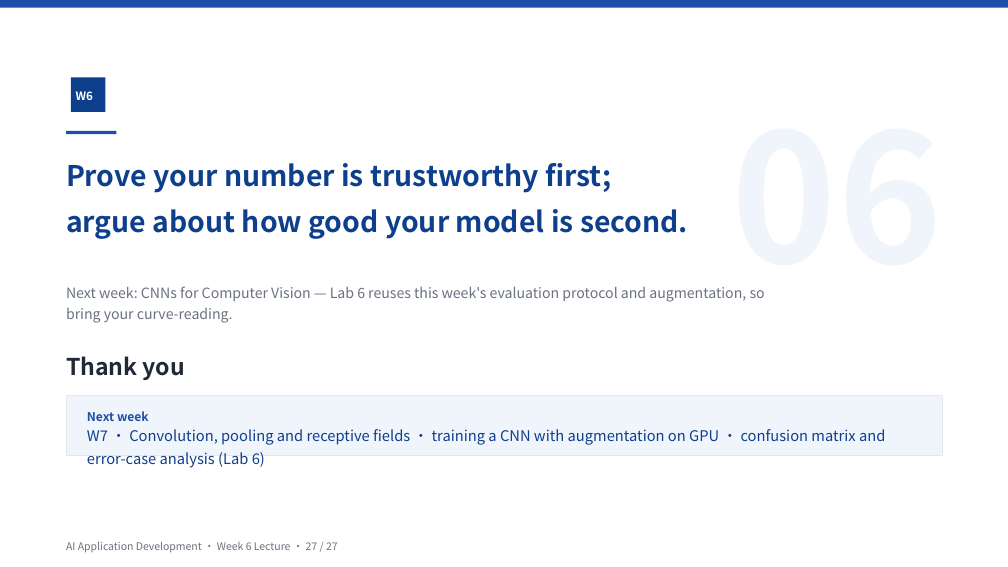
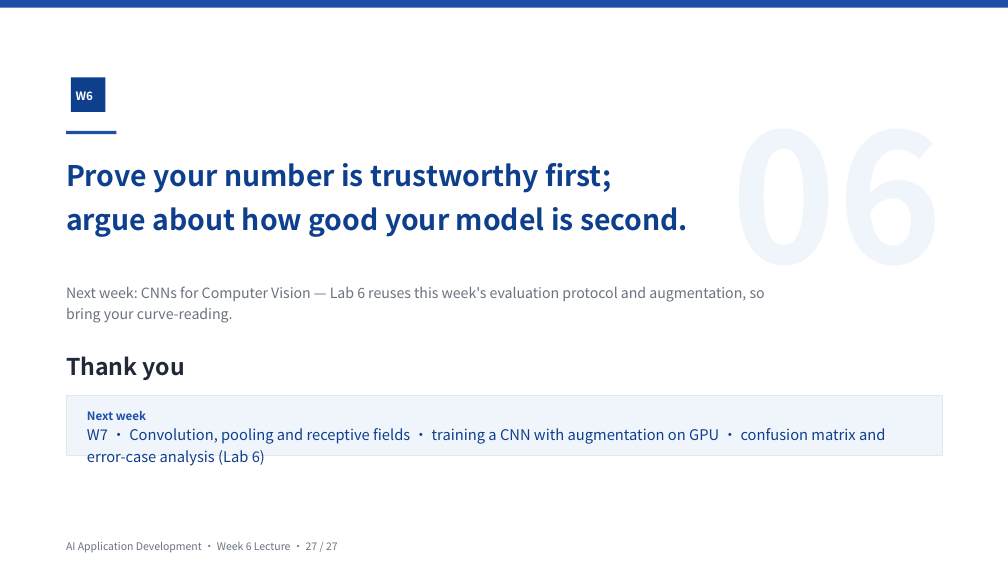
Before and after one commit to klausren/ai-application-development, a slide deck: slide 27 of lectures/week-06/lecture-en.pptx. Drawn at 1008x567 pixels with LibreOffice and Linux fonts; fonts in the diff are those of the drawing. Boxes give left, top, right and bottom in pixels: in the first picture for what was removed or moved away, otherwise in the second. Text is boxed around its words. In the diff, an @@ line names an element or a change of style, - is before the commit and + after.

```diff
--- a/lectures/week-06/lecture-en.pptx
+++ b/lectures/week-06/lecture-en.pptx
@@ text "Prove your number is trustworthy ..." at <box>66,163,688,237</box>: line spacing 1.35 to 1.3 @@
@@ text "Next week" at <box>87,410,146,420</box>: size 11.5 to 11 pt @@
@@ text "W7 · Convolution, pooling and ..." at <box>87,428,885,466</box>: line spacing 1.3 to 1.25 @@
```
Also in this commit, not shown: 15 other slides changed, 9 other files.
